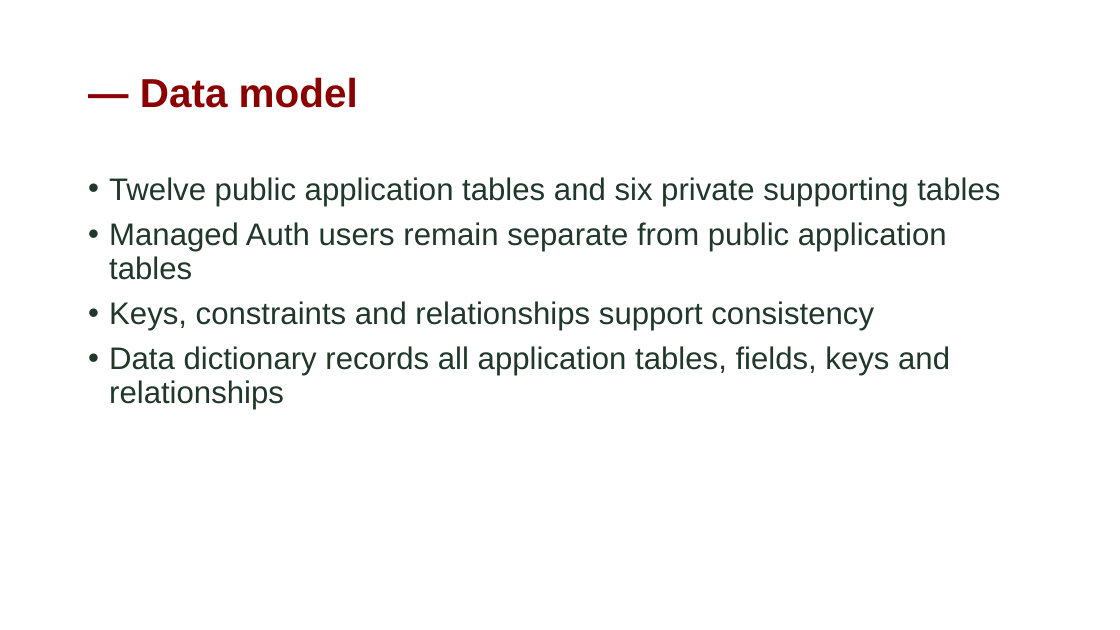
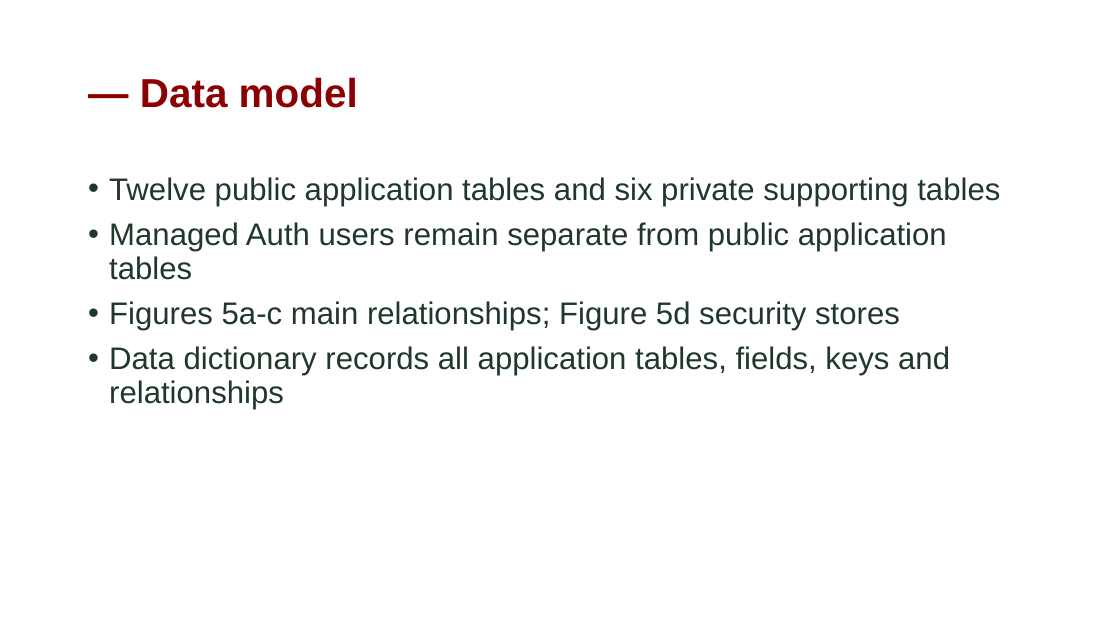
Before and after one commit to IronGrind/irongrind.github.io, a slide deck: slide 13 of Documentations/Defense/Capstone Presentation.pptx. Drawn at 1120x630 pixels with LibreOffice and Linux fonts; fonts in the diff are those of the drawing. Boxes give left, top, right and bottom in pixels: in the first picture for what was removed or moved away, otherwise in the second. Text is boxed around its words. In the diff, an @@ line names an element or a change of style, - is before the commit and + after.

Commit message:
Add script to sync restored Chapter 3 assets and update DFD images in Word and PowerPoint presentations

```diff
--- a/Documentations/Defense/Capstone Presentation.pptx
+++ b/Documentations/Defense/Capstone Presentation.pptx
@@ text at (109,301,900,330): text changed @@
-• Keys, constraints and relationships support consistency
+• Figures 5a-c main relationships; Figure 5d security stores
```
Also in this commit, not shown: 11 other files.
